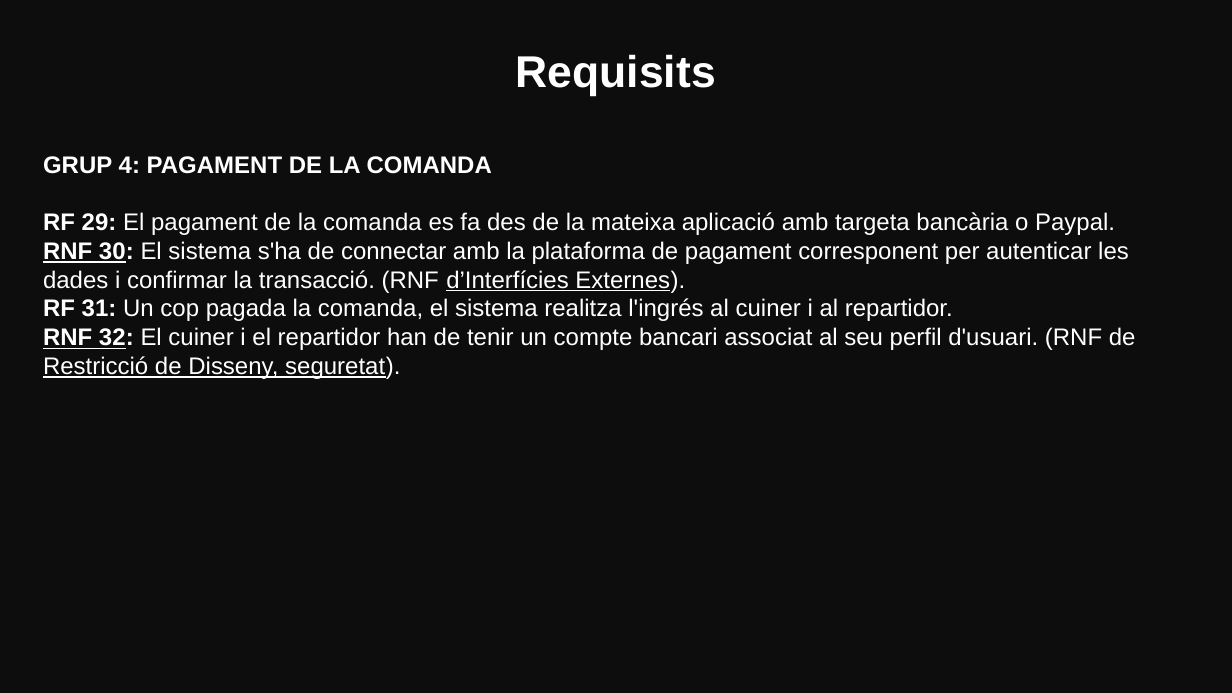
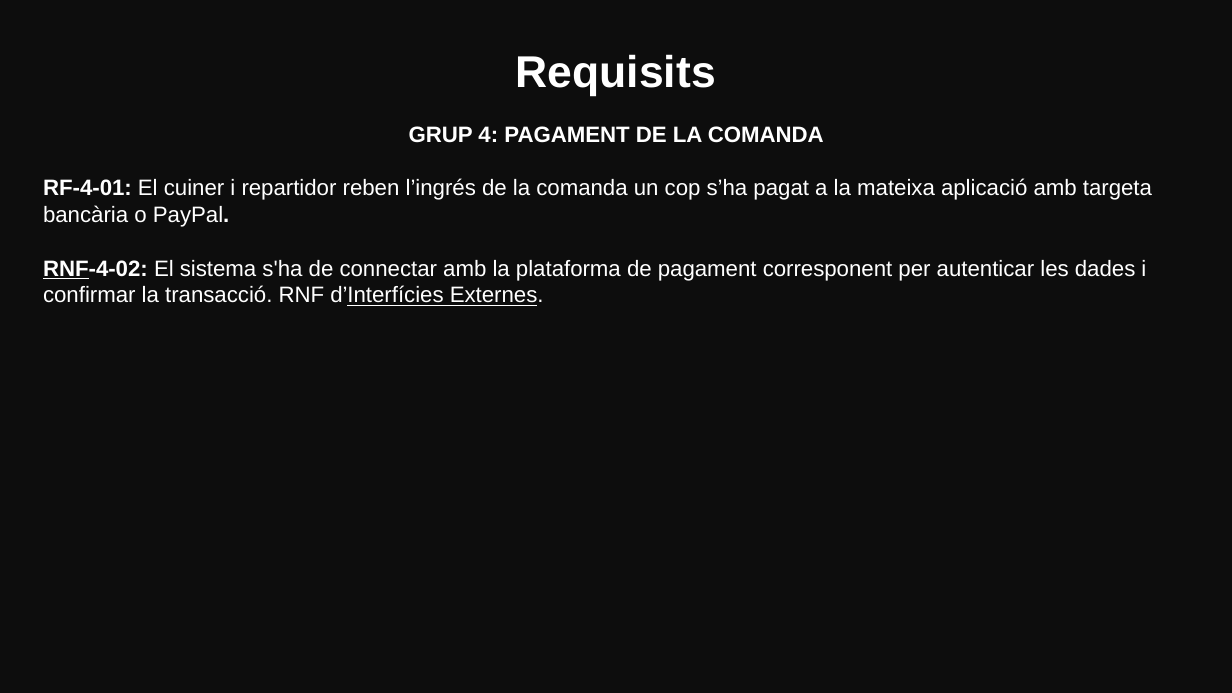
Before and after one commit to marinamceb/ES26UAB-431-05, a slide deck: slide 9 of Documents/Sprint_Reviews/Sprint_Review01.pptx (slide 8 before the commit). Drawn at 1232x693 pixels with LibreOffice and Linux fonts; fonts in the diff are those of the drawing. Boxes give left, top, right and bottom in pixels: in the first picture for what was removed or moved away, otherwise in the second. Text is boxed around its words. In the diff, an @@ line names an element or a change of style, - is before the commit and + after.

```diff
--- a/Documents/Sprint_Reviews/Sprint_Review01.pptx
+++ b/Documents/Sprint_Reviews/Sprint_Review01.pptx
@@ text at bbox=[409, 126, 824, 143]: size 14 to 13 pt in "GRUP 4: PAGAMENT DE LA COMANDA"; alignment left to centre @@
@@ text at bbox=[43, 178, 1152, 306]: text changed; size 14 to 13 pt @@
-RF 29: El pagament de la comanda es fa des de la mateixa aplicació amb targeta bancària o Paypal.
-RNF 30: El sistema s'ha de connectar amb la plataforma de pagament corresponent per autenticar les dades i confirmar la transacció. (RNF d’Interfícies Externes).
-RF 31: Un cop pagada la comanda, el sistema realitza l'ingrés al cuiner i al repartidor.
-RNF 32: El cuiner i el repartidor han de tenir un compte bancari associat al seu perfil d'usuari. (RNF de Restricció de Disseny, seguretat).
+RF-4-01: El cuiner i repartidor reben l’ingrés de la comanda un cop s’ha pagat a la mateixa aplicació amb targeta bancària o PayPal.
+RNF-4-02: El sistema s'ha de connectar amb la plataforma de pagament corresponent per autenticar les dades i confirmar la transacció. RNF d’Interfícies Externes.
```
Also in this commit, not shown: 7 other slides changed, 1 slide added, 2 other files.
